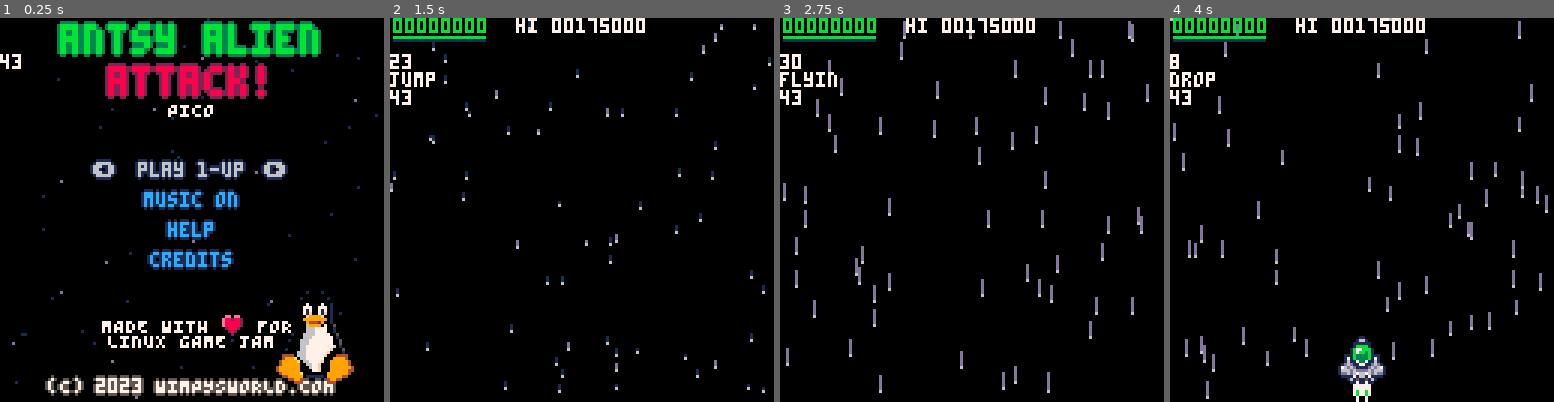
Above: before the commit, frames 1-4 (left to right).
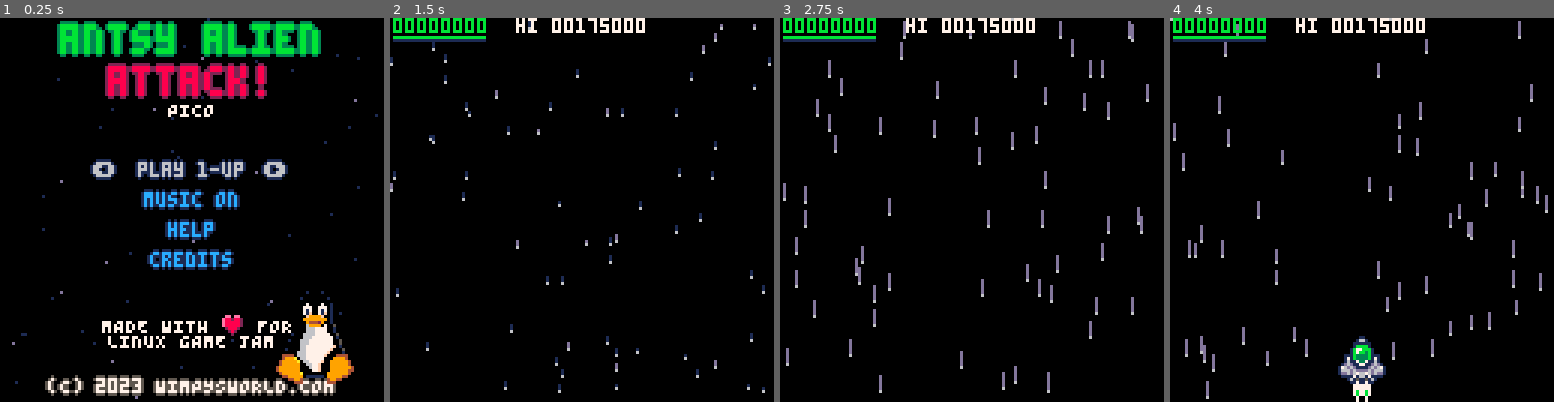
Above: after the commit, the same moments.

Repository: wimpysworld/antsy-alien-attack-pico
Game: PICO-8 cartridge main.p8
Two runs of this game, one before a commit and one after it. Both use one fixed random seed, a clock stepped at 60 frames per second and the inputs below.
Inputs:
- Up to frame 1 (0.25 s): no input
- Up to frame 2 (1.5 s): tap X (X key) at 0.33, 1.07 s; tap O (Z key) at 0.7 s
- Up to frame 3 (2.75 s): hold Right 1.6-2.1 s; tap O (Z key) at 1.7, 2.1, 2.5 s; tap X (X key) at 1.85 s; hold Up 2.15-2.42 s; hold Right from 2.47 s (still down)
- Up to frame 4 (4 s): tap O (Z key) at 2.9, 3.3, 3.7 s; tap X (X key) at 2.97 s; release Right at 3.03 s; hold Left 3.08-3.58 s; hold Down 3.63-3.97 s

The runs differ from the first frame. In frame 1, 0.1% of the frame differs, in the area x 0-6%, y 9-14%; in frame 2, 0.5%; in frame 3, 0.5%, in the area x 0-15%, y 9-23%; in frame 4, 0.5%.

Commit message:
chore: remove debug output

Diff:
--- a/main.p8
+++ b/main.p8
@@ -64,7 +64,6 @@
 
 function _draw()
  draw_loop()
- add(debug,stat(5))
  cursor(0,12)
  color(7)
  for d in all(debug) do
@@ -909,8 +908,6 @@
   end
  end
  if (gamestate.ready) gamestate.gametime+=1
- add(debug,gamestate.gametime)
- add(debug,objective)
 
  //execute game logic
  if (objective=="players_off") activate_players(false)
@@ -1373,7 +1370,6 @@
  if (al.shot_sprite==64) sprite_hitbox(bullet.sprite,1,1,3,3)
  if (al.shot_sprite==65) sprite_hitbox(bullet.sprite,1,1,2,2)
  if (al.shot_sprite==80) sprite_hitbox(bullet.sprite,1,1,1,1)
- bullet.sprite.show_hitbox=true
  sfx(4)
 end
 
